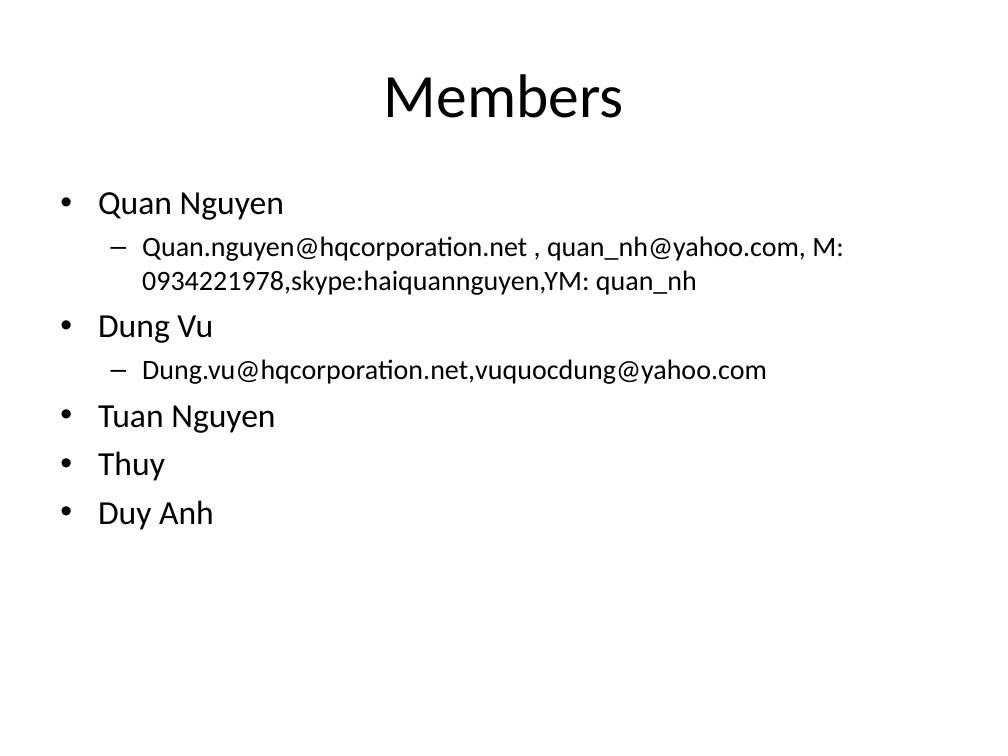
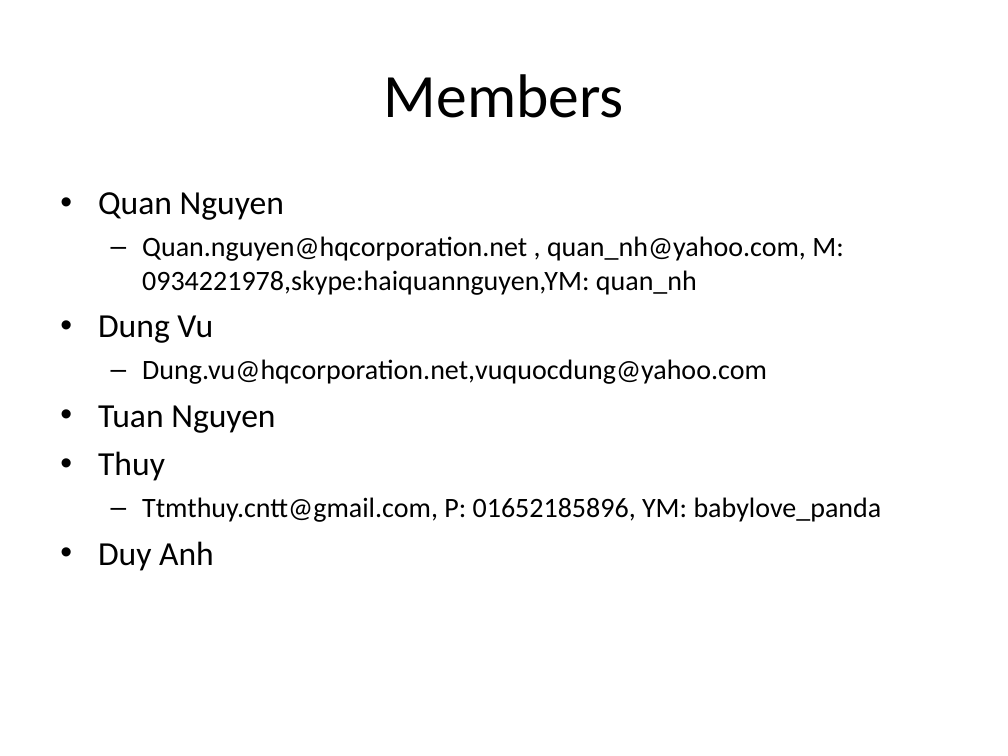
Before and after one commit to oghenez/trade-software, a slide deck: slide 2 of Documentation/Project Management/Communication Plan.ppt. Drawn at 1008x756 pixels with LibreOffice and Linux fonts; fonts in the diff are those of the drawing. Boxes give left, top, right and bottom in pixels: in the first picture for what was removed or moved away, otherwise in the second. Text is boxed around its words. In the diff, an @@ line names an element or a change of style, - is before the commit and + after.

```diff
--- a/Documentation/Project Management/Communication Plan.ppt
+++ b/Documentation/Project Management/Communication Plan.ppt
@@ text at (142, 497, 882, 522): paragraph added @@
+  – Ttmthuy.cntt@gmail.com, P: 01652185896, YM: babylove_panda
```
